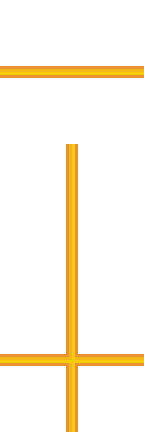
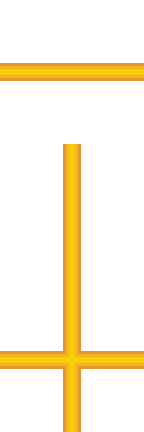
Two versions of the same layered image (144x432). Layer-by-layer changes:
renamed "Laser beams wavelength 3" to "Laser beams", painted on it over [0, 63, 144, 432]
removed layer "Laser beams wavelength 2" over [0, 69, 144, 432]
removed layer "Laser beams wavelength 1" over [0, 66, 144, 432]
